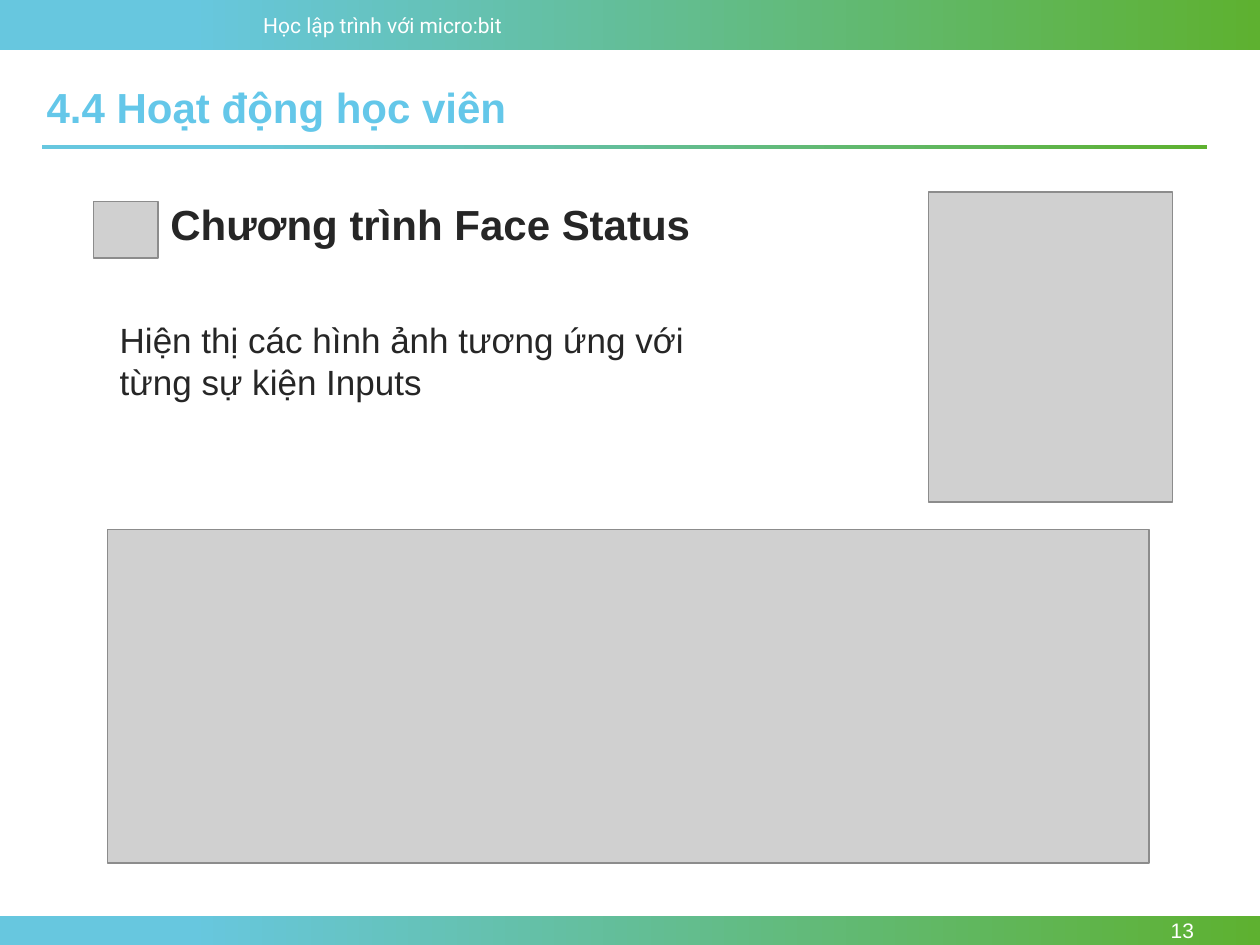
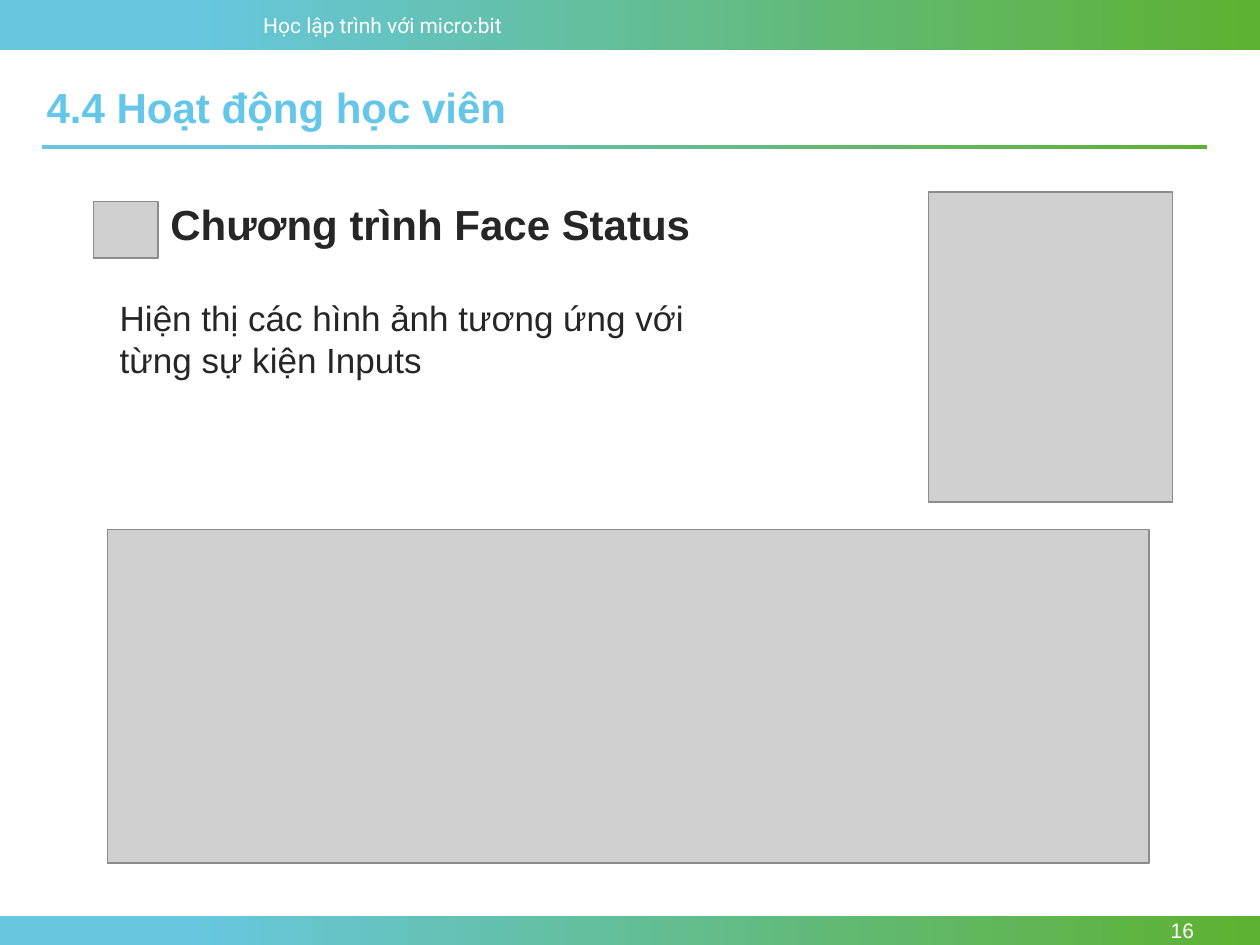
Before and after one commit to nhannn87dn/Learn-microbit, a slide deck: slide 16 of Lessions/Bai-04-Conditions-and-Logic/4.Conditional-and-Boolean.pptx (slide 13 before the commit). Drawn at 1260x945 pixels with LibreOffice and Linux fonts; fonts in the diff are those of the drawing; grey boxes stand for pictures; background and template pictures are left out. Boxes give left, top, right and bottom in pixels: in the first picture for what was removed or moved away, otherwise in the second. Text is boxed around its words. In the diff, an @@ line names an element or a change of style, - is before the commit and + after.

```diff
--- a/Lessions/Bai-04-Conditions-and-Logic/4.Conditional-and-Boolean.pptx
+++ b/Lessions/Bai-04-Conditions-and-Logic/4.Conditional-and-Boolean.pptx
@@ text "Hiện thị các hình ảnh ...": place and size @@
-text "Hiện thị các hình ảnh ..." at [120,327,683,402]
+text "Hiện thị các hình ảnh ..." at [120,305,683,380]
@@ page number at [1171,923,1194,938]: text changed @@
-13
+16
```
Also in this commit, not shown: 1 other slide changed, 4 slides added, 2 other files.
